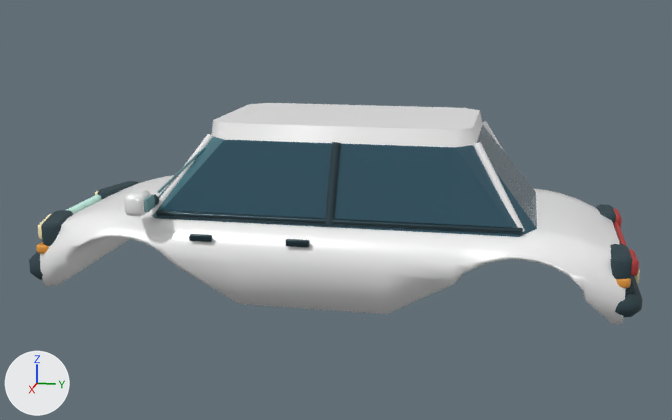
Two versions of the glTF model assets/models/vehicles/pulse.glb, one commit apart.
Camera for both pictures: a camera (50 mm lens) standing at (5.82, 1.16, 2.11) and looking at (0.02, 0.0, 0.66). Lighting does not change. The marker at lower left points along +X, +Y and +Z. The picture after the commit comes second. Vertices at exactly the same position are counted once.

The scene before the commit, as lines of its bpy script (objects in view):
```python
me_chassis = bpy.data.meshes.new('Chassis')
me_chassis.from_pydata(...)  # 1704 vertices, 3282 faces; spans x -0.88..0.88, y -1.93..1.91, z 0.2..1.28
# faces by material slot: [1090, 336, 968, 608, 280]
me_chassis.materials.append(mat_coachpaint)
me_chassis.materials.append(mat_tint)
me_chassis.materials.append(mat_rubber)
me_chassis.materials.append(mat_metal)
me_chassis.materials.append(mat_paint)
ob_chassis = bpy.data.objects.new('Chassis', me_chassis)
ob_chassis.location = (0.0, 0.0, 0.0)
```
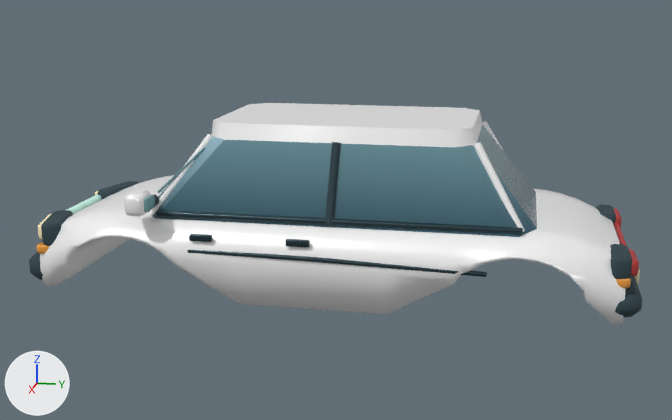
Where the change shows, as pixel boxes (x1, y1, x2, y2) in the pictures (672 x 420 px):
part 1 of me_chassis, added (cyan)
    after: (188, 250, 487, 277)
part 2 of me_chassis, recoloured (dark cyan to cyan)
    both: (165, 125, 527, 224)

Patch to the scene script:
```diff
--- a/assets/models/vehicles/pulse.glb.py
+++ b/assets/models/vehicles/pulse.glb.py
@@ me_chassis @@
 # used by ob_chassis; location = (0.0, 0.0, 0.0)
-me_chassis.from_pydata(...)  # 1704 vertices, 3282 faces; spans x -0.88..0.88, y -1.93..1.91, z 0.2..1.28
+me_chassis.from_pydata(...)  # 1740 vertices, 3346 faces; spans x -0.88..0.88, y -1.93..1.91, z 0.2..1.28
+# me_chassis part 1: a new loose piece of 18 vertices spanning x 0.74..0.78, y -0.75..1.01, z 0.49..0.56, in mat_metal
+# me_chassis part 2: 16 kept faces spanning x -0.64..0.64, y -1.12..1.29, z 0.71..1.18 get new vertex colours; the middle colour goes from dark cyan #335969 to cyan #618793
+# other edits to the shape of me_chassis do not show in these pictures
 me_chassis.materials.append(mat_coachpaint)
```
